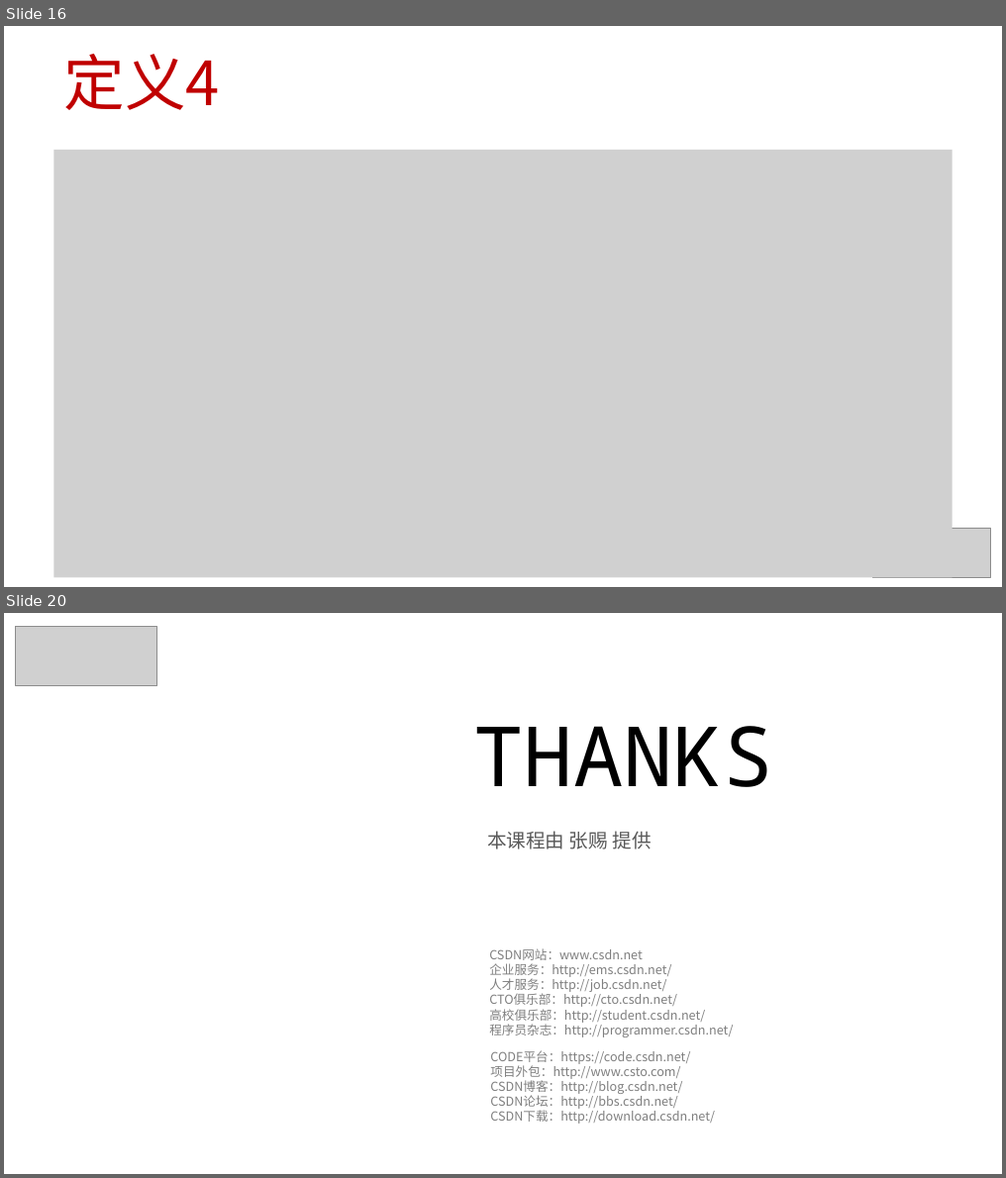
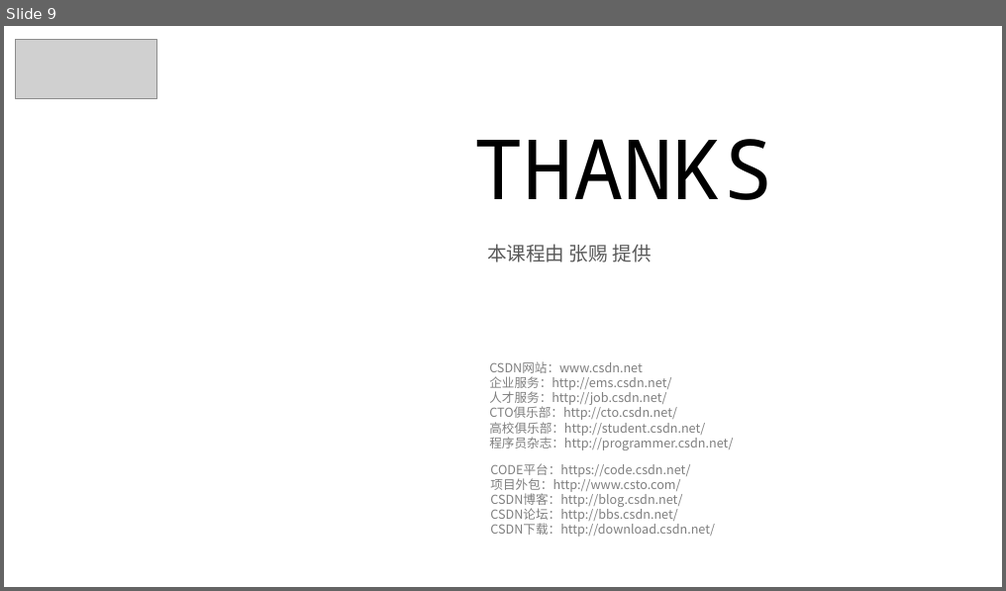
Before and after one commit to 0000duck/ComputerGraphicsBasics, a slide deck: PPT/08_正交基.pptx. Shown one above the other, each under a label of ours: slides 16 and 20 before the commit, slide 9 after it; the slides between them are not shown. The pictures are 1006x1178 and 1006x591 pixels, drawn with LibreOffice and Linux fonts; fonts in the diff are those of the drawing; grey boxes stand for pictures; background and template pictures are left out. Boxes give left, top, right and bottom in pixels: in the first picture for what was removed or moved away, otherwise in the second. Text is boxed around its words. In the diff, an @@ line names an element or a change of style, - is before the commit and + after.

```diff
--- a/PPT/08_正交基.pptx
+++ b/PPT/08_正交基.pptx
@@ slide 16 removed at (4,26,1002,587), background #FFFFFF @@
@@ title removed at (63,54,219,110) @@
-定义4
@@ picture removed at (54,150,952,577) @@
@@ picture removed at (872,529,990,577) @@
@@ what was slide 20 is now slide 9 @@
```
Also in this commit, not shown: 6 slides added, 16 other slides removed.
